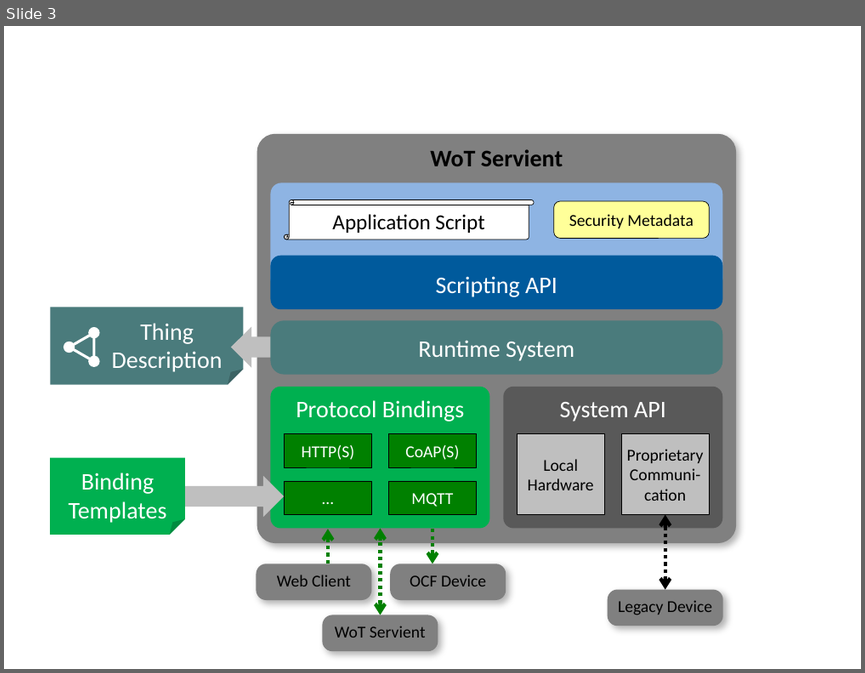
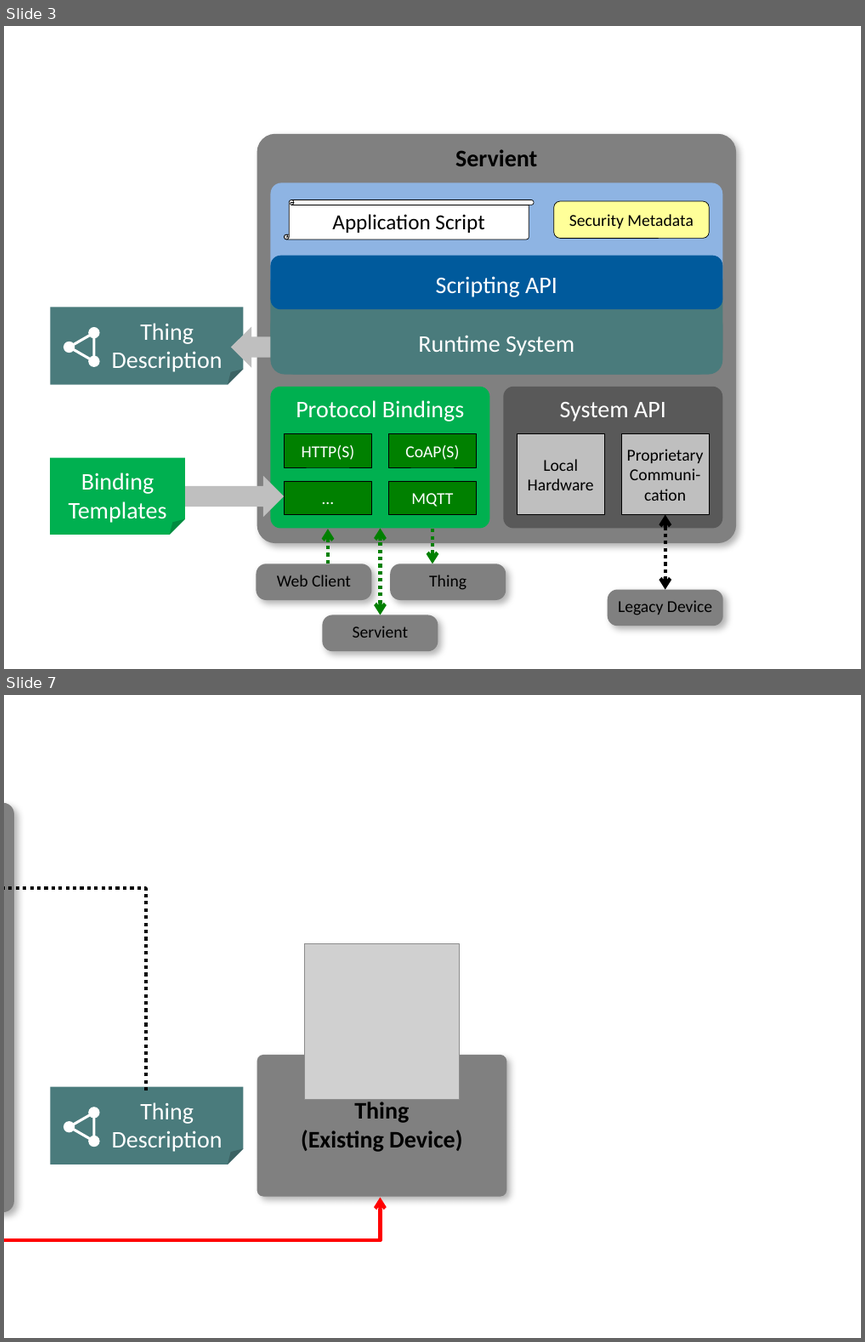
Before and after one commit to w3c/wot-architecture, a slide deck: images/wot-architecture-figures.pptx. Shown one above the other, each under a label of ours: slide 3 before the commit, slides 3 and 7 after it; the slides between them are not shown. The pictures are 865x673 and 865x1342 pixels, drawn with LibreOffice and Linux fonts; fonts in the diff are those of the drawing; grey boxes stand for pictures. Boxes give left, top, right and bottom in pixels: in the first picture for what was removed or moved away, otherwise in the second. Text is boxed around its words. In the diff, an @@ line names an element or a change of style, - is before the commit and + after.

```diff
--- a/images/wot-architecture-figures.pptx
+++ b/images/wot-architecture-figures.pptx
@@ slide 7 added at <box>4,695,861,1338</box>, background #FFFFFF @@
@@ rounded rectangle added at <box>4,803,13,1213</box>, fill #808080, 20 pt, text #000000, bold @@
+Servient
@@ elbow arrow added from (145, 1091) to (4, 888), #000000 3 pt dashed @@
@@ picture added at <box>304,943,459,1099</box> @@
@@ rounded rectangle added at <box>256,1055,506,1197</box>, fill #808080, 20 pt, text #000000, bold @@
+Thing
+(Existing Device)
@@ group added at <box>50,1087,243,1164</box>: 3 ellipses, 1 folded corner, 1 triangle @@
+Thing
+Description
@@ elbow arrow added from (4, 1197) to (381, 1197), #FF0000 3 pt @@
@@ slide 3 changed as well @@
@@ text in rounded rectangle at <box>455,149,537,166</box>: text changed @@
-WoT Servient
+Servient
@@ rounded rectangle added at <box>270,272,723,374</box>, fill #4A7B7C @@
@@ rounded rectangle "Runtime System": place and size @@
-rounded rectangle "Runtime System" at <box>270,321,723,374</box>
+rounded rectangle "Runtime System" at <box>270,310,723,374</box>
@@ rounded rectangle "Runtime System" at <box>270,310,723,374</box>: proportions changed @@
@@ text in rounded rectangle at <box>429,574,466,590</box>: text changed @@
-OCF Device
+Thing
@@ text in rounded rectangle at <box>352,625,409,637</box>: text changed @@
-WoT Servient
+Servient
```
Also in this commit, not shown: 10 other slides changed, 1 other slide added, 8 slides removed, 13 other files.
